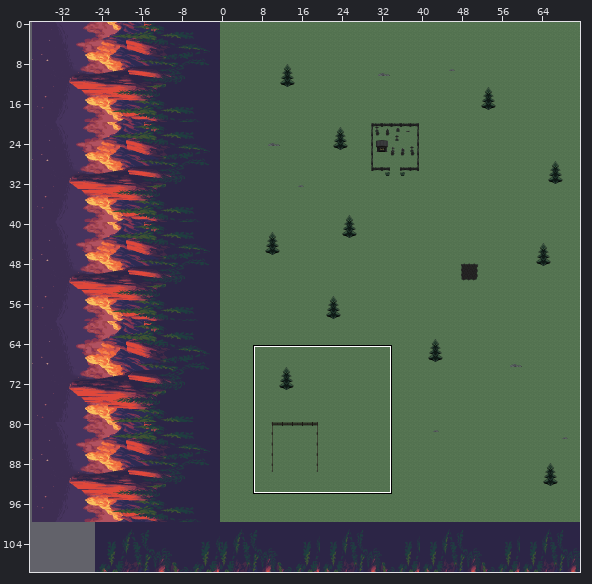
An edit to a level. Tiled map, assets/Tiled/tmx/Map2.tmx. The picture above shows the old version from afar; the outline marks the close-up.
Close-up. Old version:
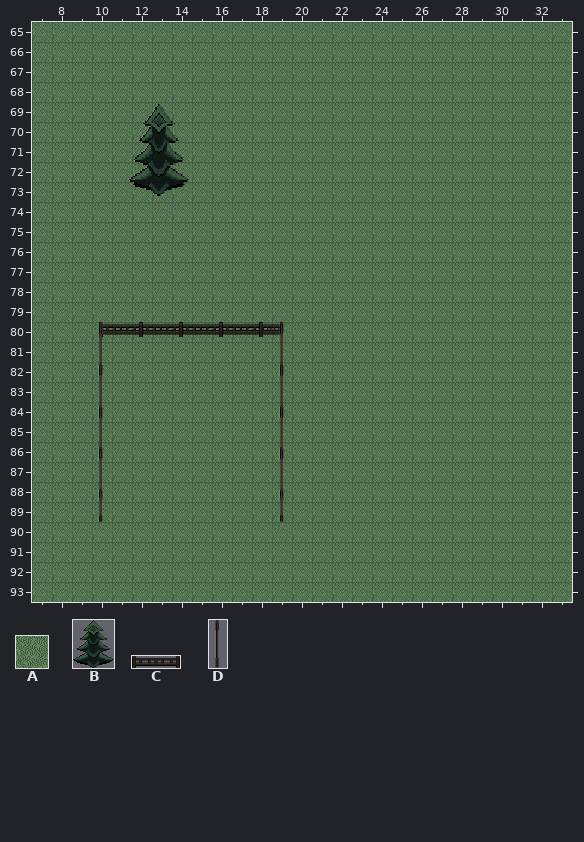
Cells are 32x32 px. Shown: x 7..33, y 65..93. The commit also changed other parts of the map, which this record leaves out.
Key: from "Land": A 34; from "Objetos": B 9 "tree", C 17 "fence_1", D 20 "fence_4".
_ is an empty cell.
Objects are placed by their top-left corner, in cells (3,4 is the top-left corner of cell 3,4); size is 1x1 cell unless given.
Layer "Grama" before, first column x 7:
65 AAAAAAAAAAAAAAAAAAAAAAAAAAA
66 AAAAAAAAAAAAAAAAAAAAAAAAAAA
67 AAAAAAAAAAAAAAAAAAAAAAAAAAA
68 AAAAAAAAAAAAAAAAAAAAAAAAAAA
69 AAAAAAAAAAAAAAAAAAAAAAAAAAA
70 AAAAAAAAAAAAAAAAAAAAAAAAAAA
71 AAAAAAAAAAAAAAAAAAAAAAAAAAA
72 AAAAAAAAAAAAAAAAAAAAAAAAAAA
73 AAAAAAAAAAAAAAAAAAAAAAAAAAA
74 AAAAAAAAAAAAAAAAAAAAAAAAAAA
75 AAAAAAAAAAAAAAAAAAAAAAAAAAA
76 AAAAAAAAAAAAAAAAAAAAAAAAAAA
77 AAAAAAAAAAAAAAAAAAAAAAAAAAA
78 AAAAAAAAAAAAAAAAAAAAAAAAAAA
79 AAAAAAAAAAAAAAAAAAAAAAAAAAA
80 AAAAAAAAAAAAAAAAAAAAAAAAAAA
81 AAAAAAAAAAAAAAAAAAAAAAAAAAA
82 AAAAAAAAAAAAAAAAAAAAAAAAAAA
83 AAAAAAAAAAAAAAAAAAAAAAAAAAA
84 AAAAAAAAAAAAAAAAAAAAAAAAAAA
85 AAAAAAAAAAAAAAAAAAAAAAAAAAA
86 AAAAAAAAAAAAAAAAAAAAAAAAAAA
87 AAAAAAAAAAAAAAAAAAAAAAAAAAA
88 AAAAAAAAAAAAAAAAAAAAAAAAAAA
89 AAAAAAAAAAAAAAAAAAAAAAAAAAA
90 AAAAAAAAAAAAAAAAAAAAAAAAAAA
91 AAAAAAAAAAAAAAAAAAAAAAAAAAA
92 AAAAAAAAAAAAAAAAAAAAAAAAAAA
93 AAAAAAAAAAAAAAAAAAAAAAAAAAA
Objects on layer "Objetos" before:
B "Vegetacao" at 11.9,69.1 size 3x4.6
C "Cerca" at 10.3,80 size 2.2x0.8
C "Cerca" at 12.3,80 size 2.2x0.8
C "Cerca" at 14.3,80 size 2.2x0.8
C "Cerca" at 18.3,80 size 1.2x0.8
C "Cerca" at 16.3,80 size 2.2x0.8
D "Cerca" at 10,80 size 1x2.7
D "Cerca" at 19,80 size 1x2.7
D "Cerca" at 10,82.1 size 1x2.7
D "Cerca" at 19,82.1 size 1x2.7
D "Cerca" at 10,84.2 size 1x2.7
D "Cerca" at 19,84.2 size 1x2.7
D "Cerca" at 10,86.3 size 1x2.7
D "Cerca" at 19,86.3 size 1x2.7
D "Cerca" at 10,88.4 size 1x1.6
D "Cerca" at 19,88.4 size 1x1.6
After the commit:
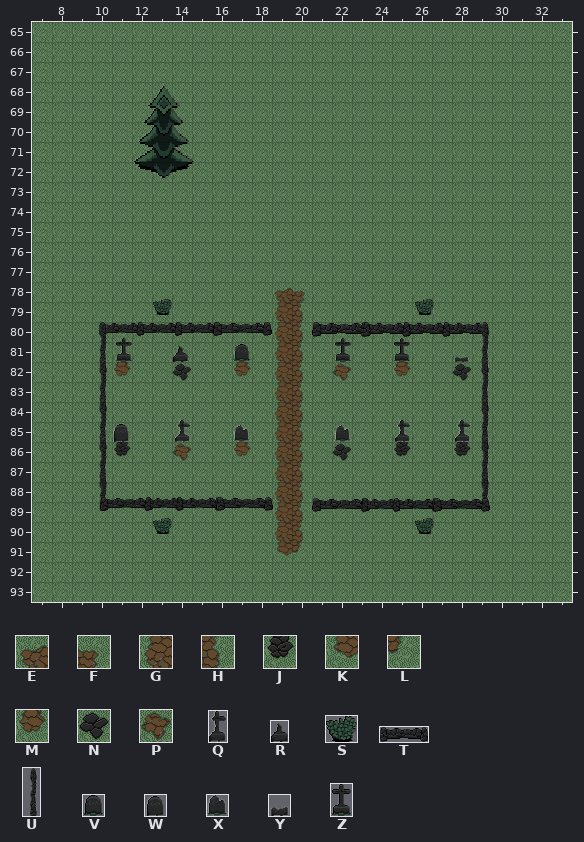
Further tiles: from "Land": E 20, F 22, G 48, H 50, J 59, K 76, L 78, M 79, N 87, P 107; from "Objetos": Q 1 "grave_10", R 3 "grave_12", S 5 "muda_2", T 10 "bfence_1", U 13 "bfence_4", V 23 "grave_1", W 24 "grave_2", X 25 "grave_3", Y 27 "grave_6", Z 28 "grave_7".
The exact change:
Changed rows in their new state; . is an unchanged cell.
Layer "Grama":
first column x 11:
78 ........EF........
79 ........GH........
80 ........GH........
81 ........GH........
82 M..N..M.GH.P..M..N
83 ........GH........
84 ........GH........
85 ........GH........
86 J..P..M.GH.N..J..J
87 ........GH........
88 ........GH........
89 ........GH........
90 ........GH........
91 ........KL........
Layer "Objetos":
changed: B "Vegetacao" at 11.9,69.1 size 3x4.6 -> B "Vegetacao" at 12.1,68.2 size 3x4.6
added: S "Vegetacao" at 26.2,78.8 size 1x0.8
added: S "Vegetacao" at 13,78.8 size 1x0.8
added: T "Cerca" at 10.4,80 size 2.2x0.7
added: T "Cerca" at 12.3,80 size 2.2x0.7
added: T "Cerca" at 14.2,80 size 2.2x0.7
added: T "Cerca" at 16.1,80 size 3x0.7
added: T "Cerca" at 21,80 size 2.9x0.7
added: T "Cerca" at 23.6,80 size 2.4x0.7
added: T "Cerca" at 25.6,80 size 2.4x0.7
added: T "Cerca" at 27.6,80 size 2.3x0.7
added: Y "Lapide" at 28.1,81.4 size 0.8x0.6
added: Z "Lapide" at 11.1,80.8 size 0.9x1.2
added: Z "Lapide" at 25.1,80.8 size 0.9x1.2
added: R "Lapide" at 14.1,81.1 size 0.8x0.9
added: V "Lapide" at 17.1,81.1 size 0.9x0.9
added: Z "Lapide" at 22.1,80.8 size 0.9x1.2
added: U "Cerca" at 10,80 size 0.9x2.5
added: U "Cerca" at 29.1,80 size 0.9x2.5
added: U "Cerca" at 10,81.9 size 0.9x2.5
added: U "Cerca" at 29.1,81.9 size 0.9x2.5
added: Q "Lapide" at 28.1,84.9 size 0.8x1.1
added: Q "Lapide" at 25.2,84.9 size 0.8x1.1
added: W "Lapide" at 11,85.1 size 0.9x0.9
added: Q "Lapide" at 14.1,84.9 size 0.8x1.1
added: X "Lapide" at 17.1,85.1 size 0.9x0.9
added: X "Lapide" at 22.1,85.1 size 0.9x0.9
added: U "Cerca" at 10,83.8 size 0.9x2.5
added: U "Cerca" at 29.1,83.8 size 0.9x2.5
added: U "Cerca" at 10,85.8 size 0.9x2.5
added: U "Cerca" at 29.1,85.8 size 0.9x2.5
added: T "Cerca" at 14.2,88.7 size 2.3x0.7
added: T "Cerca" at 16.2,88.7 size 2.8x0.7
added: U "Cerca" at 10,87.7 size 0.9x1.8
added: U "Cerca" at 29.1,87.7 size 0.9x1.8
added: T "Cerca" at 10.4,88.7 size 2.7x0.7
added: T "Cerca" at 12.7,88.7 size 1.9x0.7
added: T "Cerca" at 21,88.8 size 2.9x0.7
added: T "Cerca" at 23.5,88.8 size 1.9x0.7
added: T "Cerca" at 25.1,88.8 size 2.3x0.7
added: T "Cerca" at 27,88.8 size 2.8x0.7
added: S "Vegetacao" at 26.2,89.8 size 1x0.8
added: S "Vegetacao" at 13,89.8 size 1x0.8
removed: C "Cerca" at 10.3,80 size 2.2x0.8
removed: C "Cerca" at 12.3,80 size 2.2x0.8
removed: C "Cerca" at 14.3,80 size 2.2x0.8
removed: C "Cerca" at 18.3,80 size 1.2x0.8
removed: C "Cerca" at 16.3,80 size 2.2x0.8
removed: D "Cerca" at 10,80 size 1x2.7
removed: D "Cerca" at 19,80 size 1x2.7
removed: D "Cerca" at 10,82.1 size 1x2.7
removed: D "Cerca" at 19,82.1 size 1x2.7
removed: D "Cerca" at 10,84.2 size 1x2.7
removed: D "Cerca" at 19,84.2 size 1x2.7
removed: D "Cerca" at 10,86.3 size 1x2.7
removed: D "Cerca" at 19,86.3 size 1x2.7
removed: D "Cerca" at 10,88.4 size 1x1.6
removed: D "Cerca" at 19,88.4 size 1x1.6
